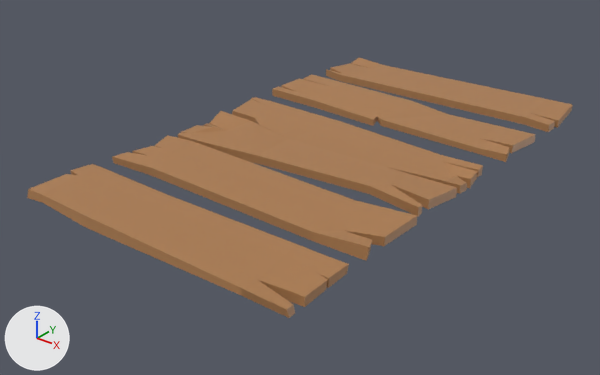
A saved change to the FBX model Assets/Assets_3D_import/Planks/plank02.fbx.
Both versions are drawn from a 50 mm lens placed at (1.407, -1.954, 1.024), pointed at (-0.046, -0.137, -0.102). Lighting does not change. The marker at lower left points along +X, +Y and +Z. Where no turn or scale is listed for an object, it has been applied to the vertices.
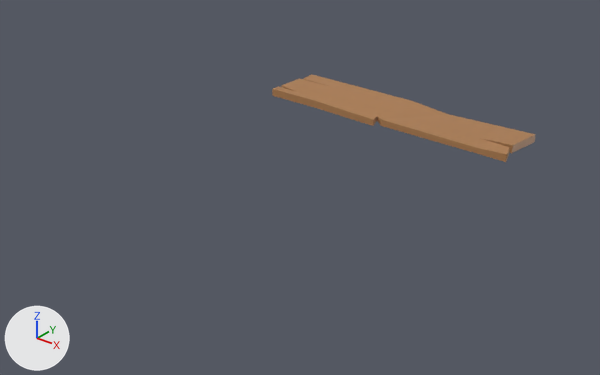
Where the change shows, as pixel boxes (x1, y1, x2, y2) in the pictures (600 x 375 px):
'Plane', deleted (brown)
    before: (27, 164, 349, 318)
'Plane.002', deleted (brown)
    before: (178, 97, 483, 217)
'Plane.001', deleted (brown)
    before: (112, 135, 417, 261)
'Plane.004', deleted (brown)
    before: (326, 58, 573, 132)

Diff of the bpy script that builds the scene:
```diff
--- a/Assets/Assets_3D_import/Planks/plank02.fbx.py
+++ b/Assets/Assets_3D_import/Planks/plank02.fbx.py
@@ ob_plane @@
-ob_plane = bpy.data.objects.new('Plane', me_plane_001)
-ob_plane.location = (0.0, -0.706, 0.0)
@@ ob_plane_002 @@
-ob_plane_002 = bpy.data.objects.new('Plane.002', me_plane_003)
-ob_plane_002.location = (0.0, 0.03, 0.0)
@@ ob_plane_004 @@
-ob_plane_004 = bpy.data.objects.new('Plane.004', me_plane_005)
-ob_plane_004.location = (0.0, 0.658, 0.0)
@@ ob_plane_001 @@
-ob_plane_001 = bpy.data.objects.new('Plane.001', me_plane_002)
-ob_plane_001.location = (0.0, -0.41, 0.0)
```
